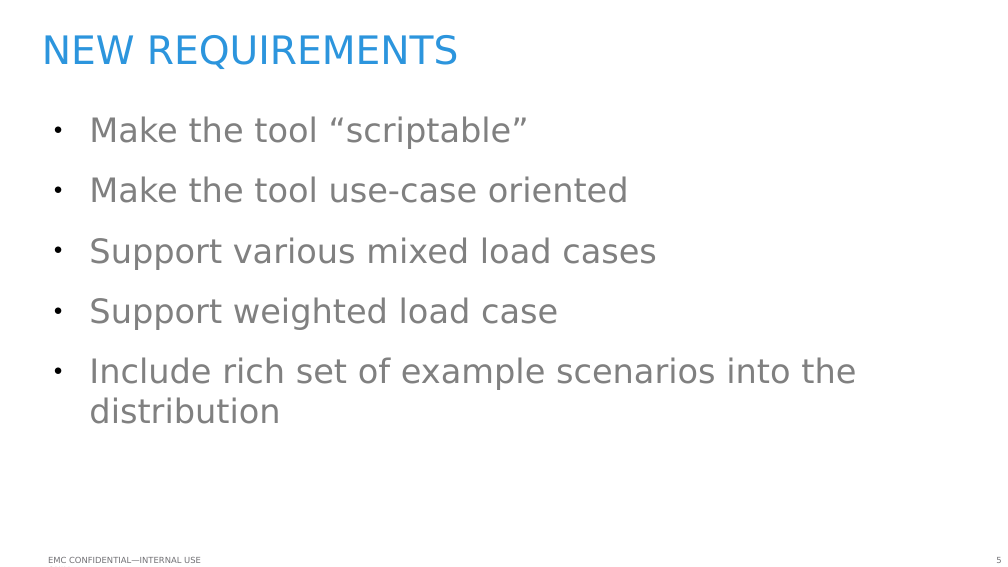
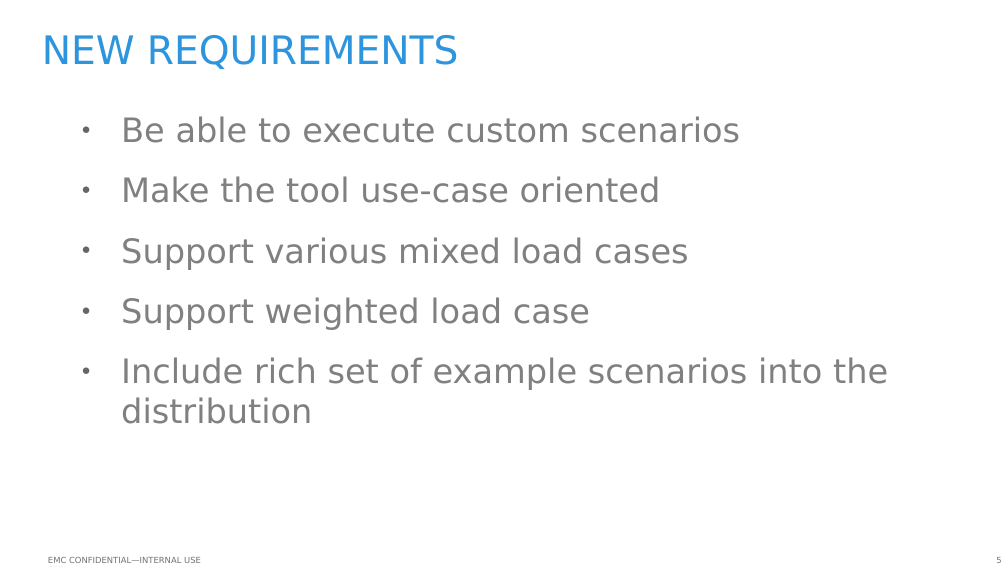
Before and after one commit to emc-mongoose/mongoose, a slide deck: slide 5 of doc/emcmongoosev2.odp. Drawn at 1008x567 pixels with LibreOffice and Linux fonts; fonts in the diff are those of the drawing; background and template pictures are left out. Boxes give left, top, right and bottom in pixels: in the first picture for what was removed or moved away, otherwise in the second. Text is boxed around its words. In the diff, an @@ line names an element or a change of style, - is before the commit and + after.

```diff
--- a/doc/emcmongoosev2.odp
+++ b/doc/emcmongoosev2.odp
@@ text at <box>121,116,741,143</box>: text changed @@
-● Make the tool “scriptable”
+● Be able to execute custom scenarios
@@ text at <box>121,176,888,424</box>: indent changed; bullet colour #000000 to #666666 @@
```
Also in this commit, not shown: 11 other slides changed, 1 slide added, 1 slide removed, 1 other file.
